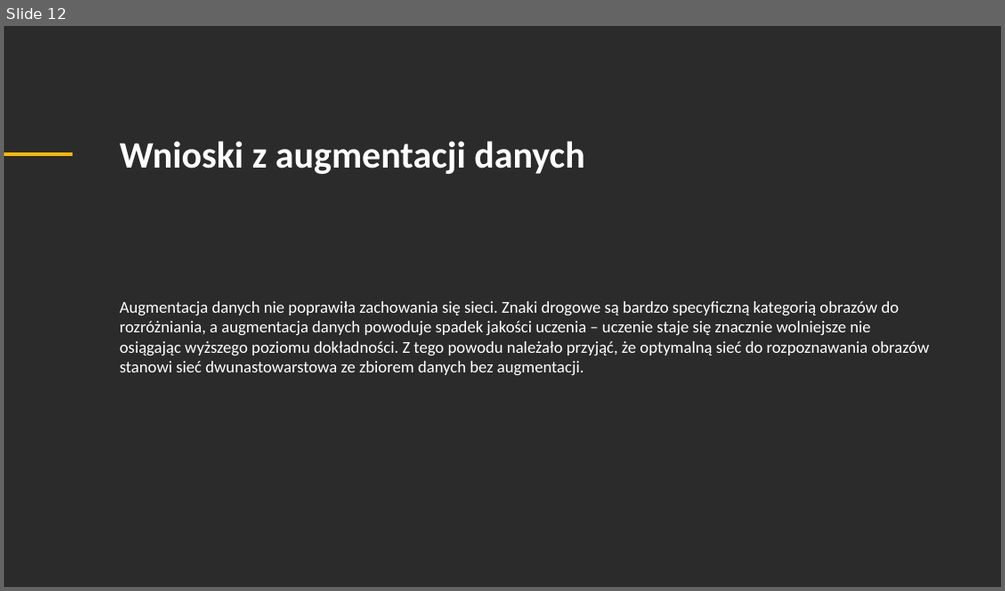
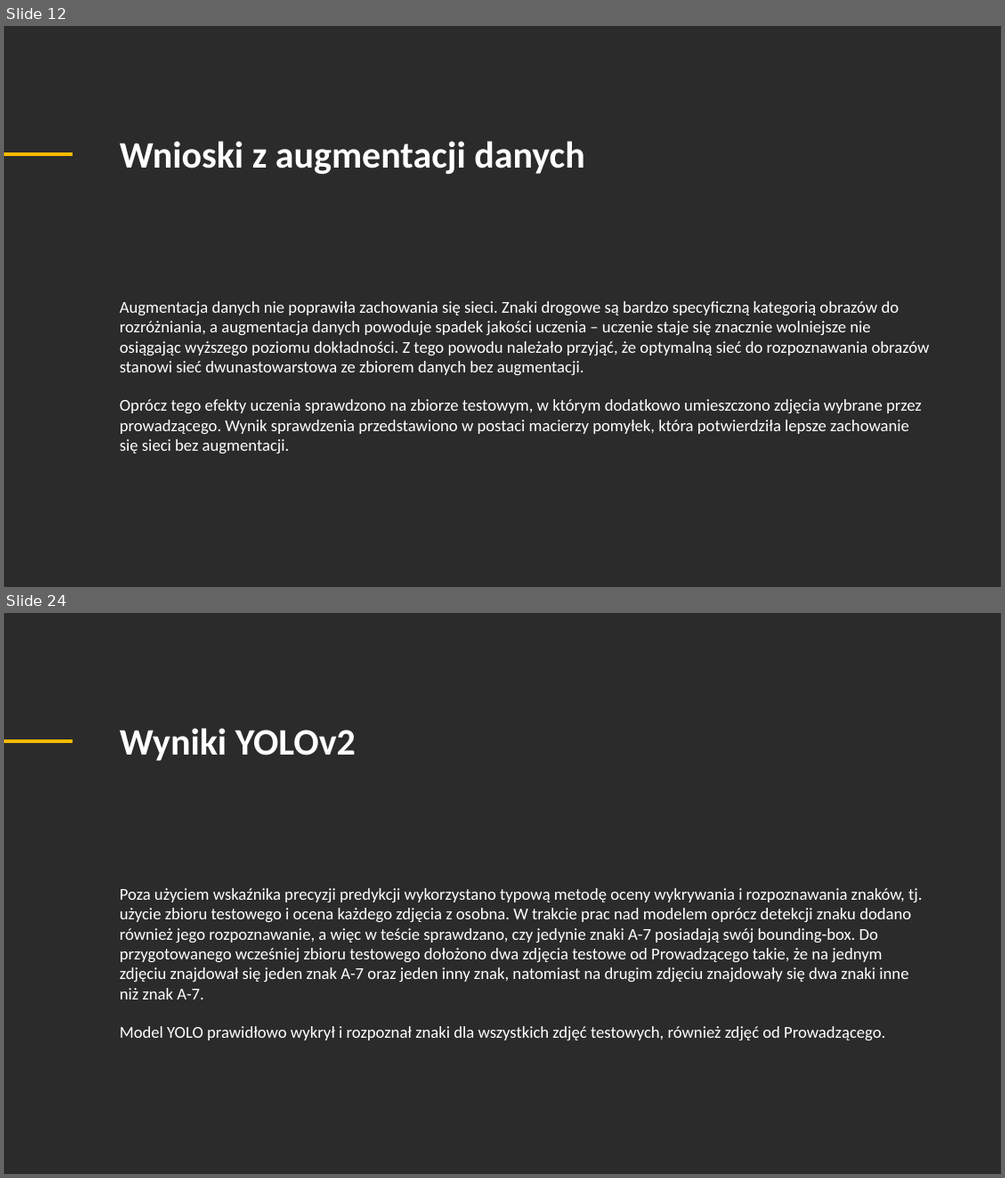
Before and after one commit to kins3i/database_traffic_signs, a slide deck: PUISI_Kowalska_Suchta.pptx. Shown one above the other, each under a label of ours: slide 12 before the commit, slides 12 and 24 after it; the slides between them are not shown. The pictures are 1005x591 and 1005x1178 pixels, drawn with LibreOffice and Linux fonts; fonts in the diff are those of the drawing; background and template pictures are left out; a plain dark background stands for a picture behind light text. Boxes give left, top, right and bottom in pixels: in the first picture for what was removed or moved away, otherwise in the second. Text is boxed around its words. In the diff, an @@ line names an element or a change of style, - is before the commit and + after.

```diff
--- a/PUISI_Kowalska_Suchta.pptx
+++ b/PUISI_Kowalska_Suchta.pptx
@@ slide 24 added at (4, 613, 1001, 1174), background picture (left out) @@
@@ line added from (73, 741) to (4, 741), #FBBA00 6 pt @@
@@ text added at (120, 728, 356, 761), 72 pt, text #FFFFFF, bold @@
+Wyniki YOLOv2
@@ text added at (120, 888, 922, 1040), 32 pt, text #FFFFFF @@
+Poza użyciem wskaźnika precyzji predykcji wykorzystano typową metodę oceny wykrywania i rozpoznawania znaków, tj. użycie zbioru testowego i ocena każdego zdjęcia z osobna. W trakcie prac nad modelem oprócz detekcji znaku dodano również jego rozpoznawanie, a więc w teście sprawdzano, czy jedynie znaki A-7 posiadają swój bounding-box. Do przygotowanego wcześniej zbioru testowego dołożono dwa zdjęcia testowe od Prowadzącego takie, że na jednym zdjęciu znajdował się jeden znak A-7 oraz jeden inny znak, natomiast na drugim zdjęciu znajdowały się dwa znaki inne niż znak A-7.
+Model YOLO prawidłowo wykrył i rozpoznał znaki dla wszystkich zdjęć testowych, również zdjęć od Prowadzącego.
@@ slide 12 changed as well @@
@@ text at (120, 399, 922, 453): paragraph added @@
+Oprócz tego efekty uczenia sprawdzono na zbiorze testowym, w którym dodatkowo umieszczono zdjęcia wybrane przez prowadzącego. Wynik sprawdzenia przedstawiono w postaci macierzy pomyłek, która potwierdziła lepsze zachowanie się sieci bez augmentacji.
```
Also in this commit, not shown: 1 other slide changed, 11 other slides added, 5 slides removed, 15 other files.
